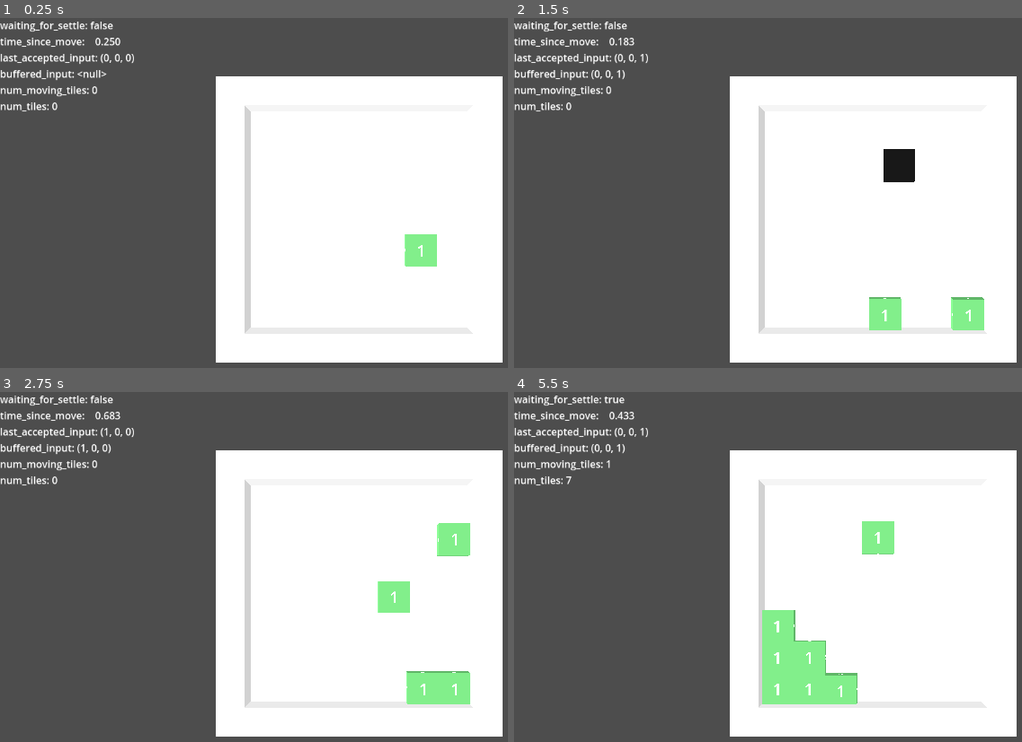
Above: before the commit, frames 1-4 (two rows, left to right).
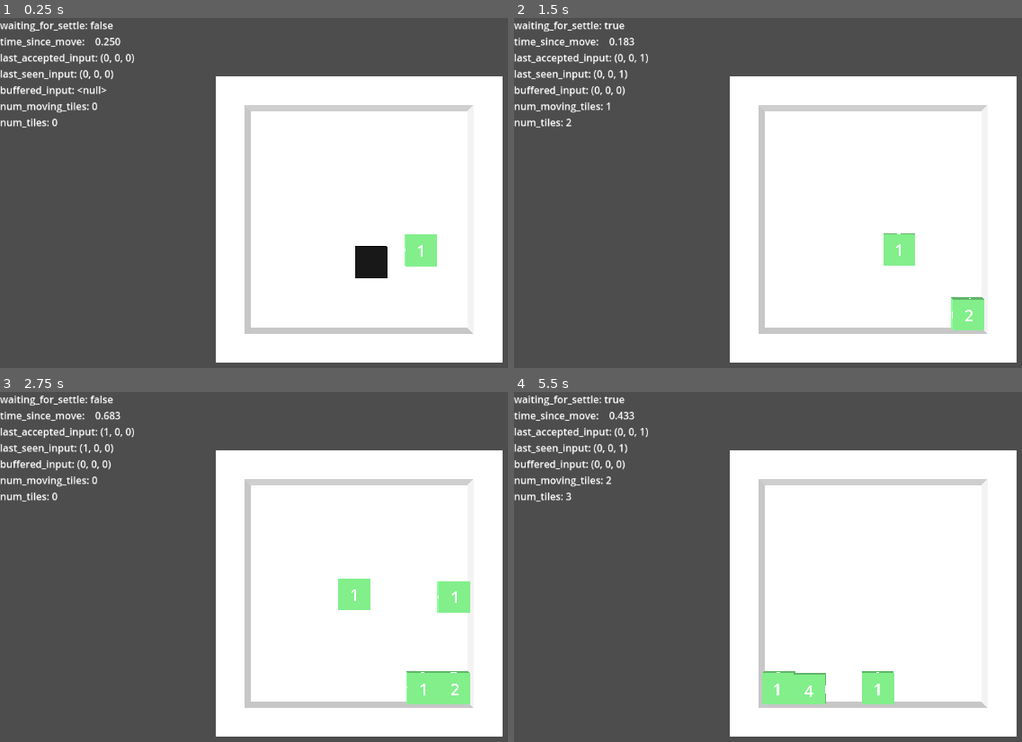
Above: after the commit, the same moments.

Repository: vivlim/2048ish-3d
Game: Godot game, scene res://scenes/Main.tscn
The game is run twice, just before and just after one commit, with the same random seed, the same clock (stepped at 60 frames per second) and the same inputs.
Inputs:
- Up to frame 1 (0.25 s): no input
- Up to frame 2 (1.5 s): hold Right (right) 0.53-1.28 s; tap Enter at 1.25 s; hold Down (down) from 1.28 s (still down)
- Up to frame 3 (2.75 s): release Down (down) at 2.03 s; hold Right (right) from 2.03 s (still down)
- Up to frame 4 (5.5 s): tap Space at 2.75 s; release Right (right) at 2.78 s; hold Up (up) 2.78-3.53 s; hold Left (left) 3.53-5.03 s; tap Enter at 5 s; hold Down (down) from 5.03 s (still down)

The runs differ from the first frame. In frame 1, 3.0% of the frame differs, in the area x 0-94%, y 14-91%; in frame 2, 4.2%; in frame 3, 4.7%; in frame 4, 5.7%.

Commit message:
improvements

Diff:
--- a/materials/tiles.tres
+++ b/materials/tiles.tres
@@ -2,5 +2,6 @@
 
 [resource]
 resource_local_to_scene = true
-diffuse_mode = 3
+diffuse_mode = 1
 albedo_color = Color(0.78183, 0.78183, 0.78183, 1)
+roughness = 0.0
--- a/scenes/NumberedCube3D.tscn
+++ b/scenes/NumberedCube3D.tscn
@@ -27,12 +27,15 @@
 
 [sub_resource type="BoxShape3D" id="BoxShape3D_6fn2w"]
 
-[node name="NumberedCube3D" type="Node3D"]
+[node name="NumberedCube3D" type="Node3D" node_paths=PackedStringArray("rigid_body")]
 script = ExtResource("1_4bivt")
+rigid_body = NodePath("Tile")
 
 [node name="Tile" type="RigidBody3D" parent="." node_paths=PackedStringArray("mesh", "canvas")]
 mass = 2.0
 physics_material_override = SubResource("PhysicsMaterial_54ggr")
+max_contacts_reported = 5
+contact_monitor = true
 script = ExtResource("2_u1gma")
 Value = 11
 mesh = NodePath("MeshInstance3D")
@@ -49,3 +52,5 @@
 size = Vector2i(256, 256)
 
 [node name="TileCanvas" parent="Tile/SubViewport" instance=ExtResource("3_c8ii3")]
+
+[connection signal="body_entered" from="Tile" to="." method="_on_tile_body_entered"]
--- a/scripts/NumberedCube3D.gd
+++ b/scripts/NumberedCube3D.gd
@@ -1,6 +1,8 @@
 extends Node3D
 
 @export var Value: int = 1
+@export var rigid_body: RigidBody3D
+var marked_for_removal := false
 
 # Called when the node enters the scene tree for the first time.
 func _ready():
@@ -10,3 +12,32 @@
 # Called every frame. 'delta' is the elapsed time since the previous frame.
 func _process(delta):
 	$Tile.Value = Value
+
+	if marked_for_removal:
+		queue_free()
+
+
+func _on_tile_body_entered(other_body):
+	# assuming that the other body will be directly parented to one of these
+	var other_tile = other_body.get_parent_node_3d()
+	if ! "Value" in other_tile:
+		return
+
+	if self.marked_for_removal or other_tile.marked_for_removal:
+		# already handled
+		return
+
+	if other_tile.Value != null and other_tile.Value == self.Value:
+		print("Two tiles with same value are colliding")
+		# find which one is faster
+		var my_speed = rigid_body.linear_velocity.length()
+		var their_speed = other_body.linear_velocity.length()
+
+		if their_speed >= my_speed:
+			# absorb them into me
+			other_tile.marked_for_removal = true
+			self.Value = other_tile.Value + self.Value
+		else:
+			# absorb me into them
+			self.marked_for_removal = true
+			other_tile.Value = other_tile.Value + self.Value
--- a/scripts/PlayerController.gd
+++ b/scripts/PlayerController.gd
@@ -8,6 +8,7 @@
 var debug_labels := {}
 
 var last_accepted_input: Vector3 = Vector3.ZERO
+var last_seen_input: Vector3 = Vector3.ZERO # used for debouncing
 var buffered_input = null
 var waiting_for_settle: bool = true
 
@@ -44,6 +45,7 @@
 	debug_labels["waiting_for_settle"]= str(waiting_for_settle)
 	debug_label_float("time_since_move", time_since_move)
 	debug_labels["last_accepted_input"]= str(last_accepted_input)
+	debug_labels["last_seen_input"]= str(last_seen_input)
 	debug_labels["buffered_input"]= str(buffered_input)
 
 	var num_moving_tiles := 0
@@ -62,23 +64,22 @@
 #						rb.angular_velocity = lerp(rb.angular_velocity, Vector3.ZERO, 0.7)
 		if num_moving_tiles == 0 or time_since_move > start_damping_after:
 			waiting_for_settle = false
+			spawn_new_tile()
 	debug_labels["num_moving_tiles"]= str(num_moving_tiles)
 	debug_labels["num_tiles"]= str(num_tiles)
 
 	var new_input = read_input()
-	if new_input is Vector3:
-		buffered_input = new_input
 
-	if buffered_input is Vector3 and not waiting_for_settle:
-		if buffered_input != last_accepted_input:
-			waiting_for_settle = true
-			time_since_move = 0.0
-			for c in self.get_children():
-				var rb: RigidBody3D = access_rigidbody(c)
-				if rb is RigidBody3D:
-					rb.apply_impulse(buffered_input * move_speed)
-			last_accepted_input = buffered_input
-			spawn_new_tile()
+	if new_input is Vector3 and buffered_input.length() > 0.0 and not waiting_for_settle:
+		waiting_for_settle = true
+		time_since_move = 0.0
+		for c in self.get_children():
+			var rb: RigidBody3D = access_rigidbody(c)
+			if rb is RigidBody3D:
+				rb.apply_impulse(buffered_input * move_speed)
+		last_accepted_input = buffered_input
+		# must consume the buffered_input
+		buffered_input = Vector3.ZERO
 
 	update_debug_label()
 
@@ -93,22 +94,30 @@
 
 
 func read_input():
-	if waiting_for_settle:
-		return null
-
 	var input := Vector3.ZERO
 	input.x = Input.get_axis("left", "right")
 	input.z = Input.get_axis("up", "down")
+
+	# if there is a previously seen input and it is the same, discard it - we want to return to zero first
+	if input == last_seen_input:
+		last_seen_input = input
+		return null
+	last_seen_input = input
 
 	if input.length() > 0.0:
 		input = input.normalized()
 		if not (input.x == 0 or input.z == 0):
 			return
 
-		if input != last_accepted_input:
-			return input
-
-	return null
+		# comment this to disallow moving in the same direction consecutively
+		#if input != last_accepted_input:
+		buffered_input = input
+		return input
+	else:
+		# nothing's pressed
+		if buffered_input is Vector3:
+			return buffered_input
+		return null
 
 func spawn_new_tile():
 	var bounding_box = SpawnField.get_aabb()
@@ -128,7 +137,7 @@
 		new_position.x = rng.randf_range(min_x, max_x)
 		new_position.y = rng.randf_range(min_y, max_y)
 		new_position.z = rng.randf_range(min_z, max_z)
-		print("trying to place tile at " + str(new_position) + ", attempt: " + str(attempts_remaining))
+		#print("trying to place tile at " + str(new_position) + ", attempt: " + str(attempts_remaining))
 		if check_space_empty(new_position):
 			var new_tile = tile_scene.instantiate() as Node3D
 			self.add_child(new_tile)
